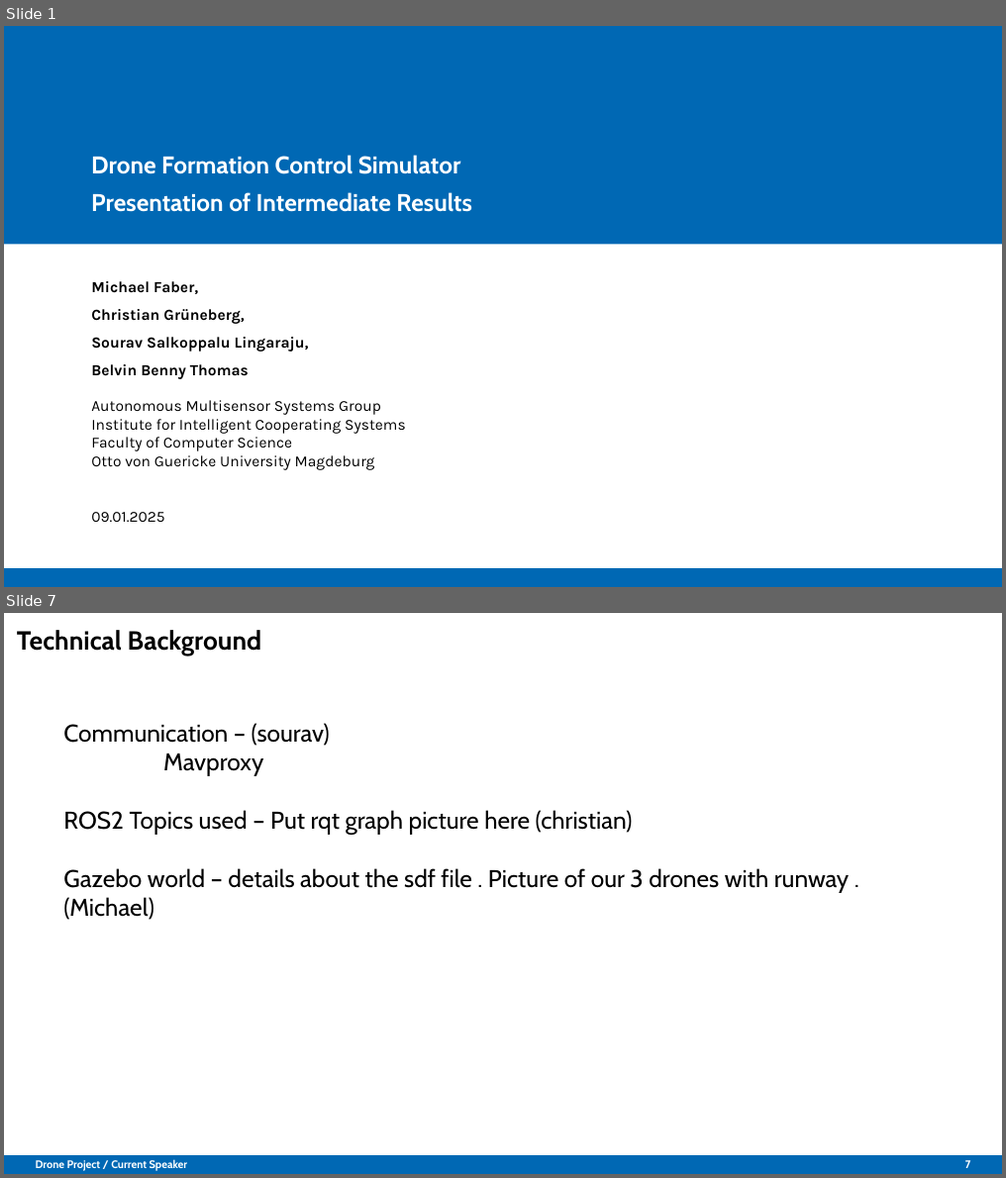
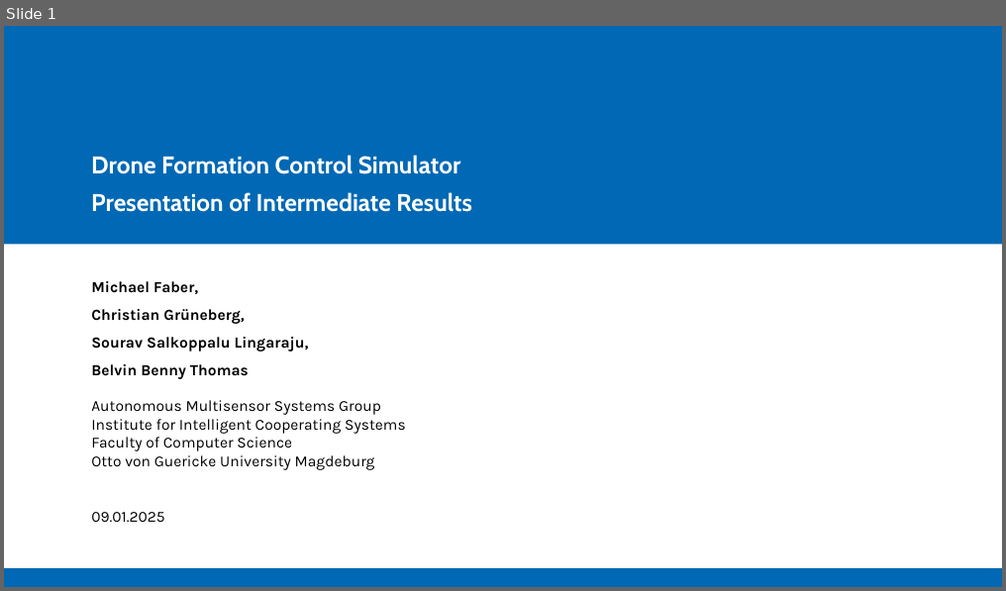
Before and after one commit to Belvin7/Drone_Project_personal-, a slide deck: AMS_Intermediate_Presentation.odp. Shown one above the other, each under a label of ours: slides 1 and 7 before the commit, slide 1 after it; the slides between them are not shown. The pictures are 1006x1178 and 1006x591 pixels, drawn with LibreOffice and Linux fonts; fonts in the diff are those of the drawing; background and template pictures are left out. Boxes give left, top, right and bottom in pixels: in the first picture for what was removed or moved away, otherwise in the second. Text is boxed around its words. In the diff, an @@ line names an element or a change of style, - is before the commit and + after.

```diff
--- a/AMS_Intermediate_Presentation.odp
+++ b/AMS_Intermediate_Presentation.odp
@@ slide 7 removed at bbox=[4, 613, 1002, 1174], background #FFFFFF; not listed: 1 template element that a slide beside it also shows @@
@@ title removed at bbox=[17, 630, 262, 656] @@
-Technical Background
@@ text removed at bbox=[63, 723, 848, 920] @@
-Communication – (sourav)
-Mavproxy
-ROS2 Topics used – Put rqt graph picture here (christian)
-Gazebo world – details about the sdf file . Picture of our 3 drones with runway . (Michael)
@@ text removed at bbox=[36, 1159, 188, 1171] @@
-Drone Project / Current Speaker
@@ page number removed at bbox=[965, 1160, 971, 1168] @@
-7
```
Also in this commit, not shown: 11 slides changed, 1 slide added, 1 other slide removed.
